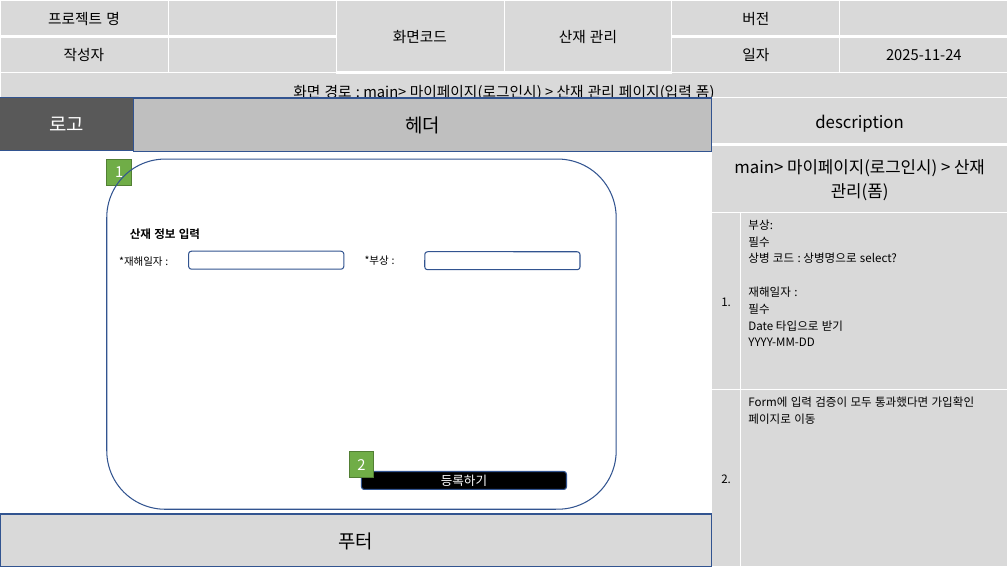
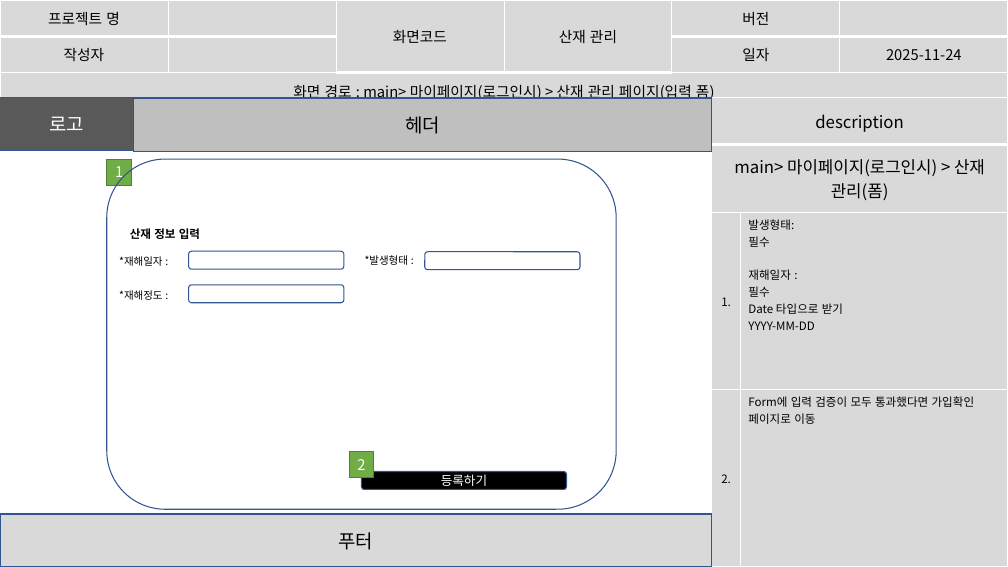
Before and after one commit to imyongchan/source, a slide deck: slide 21 of 스토리보드- 11.20/스토리보드_종합중.pptx (slide 23 before the commit). Drawn at 1008x567 pixels with LibreOffice and Linux fonts; fonts in the diff are those of the drawing. Boxes give left, top, right and bottom in pixels: in the first picture for what was removed or moved away, otherwise in the second. Text is boxed around its words. In the diff, an @@ line names an element or a change of style, - is before the commit and + after.

```diff
--- a/스토리보드- 11.20/스토리보드_종합중.pptx
+++ b/스토리보드- 11.20/스토리보드_종합중.pptx
@@ table at bbox=[712, 98, 1008, 567] @@
-row 3, column 2: 부상: / 필수 / 상병 코드 : 상병명으로 select? / 재해일자 : / 필수 / Date 타입으로 받기 / YYYY-MM-DD
+row 3, column 2: 발생형태: / 필수 / 재해일자 : / 필수 / Date 타입으로 받기 / YYYY-MM-DD
@@ text at bbox=[365, 255, 408, 265]: text changed @@
-*부상 :
+*발생형태 :
@@ text added at bbox=[119, 290, 162, 300], 10 pt, text #000000 @@
+*재해정도 :
@@ rounded rectangle added at bbox=[189, 285, 344, 303], fill #FFFFFF, outline #325491 1 pt @@
```
Also in this commit, not shown: 9 other slides changed, 10 slides added, 2 slides removed.
